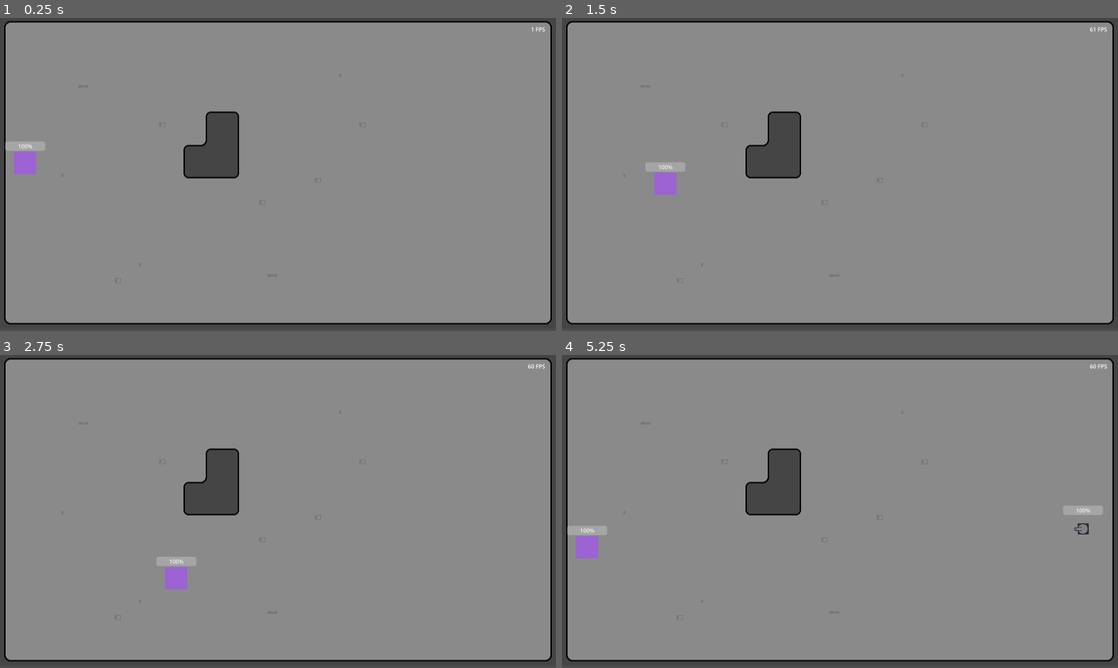
Above: before the commit, frames 1-4 (two rows, left to right).
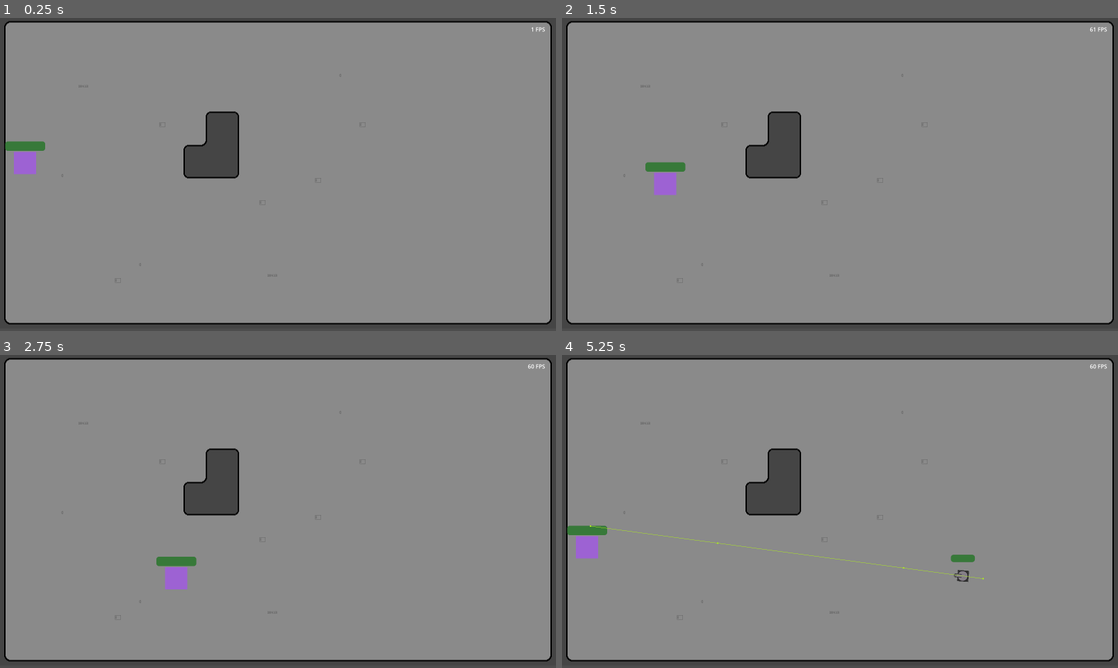
Above: after the commit, the same moments.

Repository: MikeBeasterfeld/bezerk-godot
Game: Godot game, scene res://level/gameboard.tscn
Same seed, same stepped clock (60 frames per second), same inputs: the game is played once before the commit and once after it. Before the commit the project starts from res://scene/gameboard.tscn.
Inputs:
- Up to frame 1 (0.25 s): no input
- Up to frame 2 (1.5 s): tap Enter at 0.5 s; hold D (ui_right) 0.53-1.28 s; hold S (ui_down) from 1.28 s (still down)
- Up to frame 3 (2.75 s): release S (ui_down) at 2.03 s; hold D (ui_right) from 2.03 s (still down)
- Up to frame 4 (5.25 s): release D (ui_right) at 2.78 s; hold W (ui_up) 2.78-3.53 s; hold A (ui_left) 3.53-5.03 s; hold S (ui_down) from 5.03 s (still down)

The runs differ from the first frame. In frame 1, 0.2% of the frame differs, in the area x 0-9%, y 39-43%; in frame 2, 0.2%; in frame 3, 0.2%; in frame 4, 0.8%, in the area x 0-98%, y 48-73%.

Commit message:
directory update + new enemy

Diff:
--- a/script/enemy.gd
+++ b/enemy/boom_bot.gd
@@ -1,11 +1,11 @@
 extends CharacterBody2D
 
-@export var speed = 300
+@export var speed = 150
 @export var max_health : int = 50
 @export var health : int = 50
 @export var target : CharacterBody2D
 
-@onready var bullet_scene = load("res://scene/bullet.tscn")
+@onready var bullet_scene = load("res://projectile/bullet.tscn")
 @onready var navigation_agent_2d: NavigationAgent2D = $NavigationAgent2D
 @onready var health_bar: MTDBar = $HealthBar
 @onready var turrent: Node2D = $Turrent
@@ -19,8 +19,13 @@
 	var direction = to_local(navigation_agent_2d.get_next_path_position()).normalized()
 	var movement = speed * direction * delta
 
-	move_and_collide(movement)
+	var collision = move_and_collide(movement)
+	if(collision):
+		if(collision.get_collider().has_method("handle_projectile")):
+			collision.get_collider().handle_projectile({ "damage": 25 })
+			queue_free()
 	turrent.look_at(target.position)
+
 
 func _on_nav_update_timer_timeout() -> void:
 	navigation_agent_2d.target_position = target.global_position
@@ -34,12 +39,3 @@
 	if(health <= 0):
 		print("Avenge me!!!")
 		queue_free()
-
-func _on_shooting_timer_timeout() -> void:
-	var direction = to_local(target.position).normalized()
-
-	var instance : MTDProjectile = bullet_scene.instantiate()
-	instance.set_enemy_projectile()
-	instance.position = projectile_source.global_position
-	instance.direction = direction
-	get_tree().root.add_child(instance)
--- a/scene/enemy.tscn
+++ b/enemy/boom_bot.tscn
@@ -1,20 +1,29 @@
-[gd_scene load_steps=5 format=3 uid="uid://dc3gbibcitcbg"]
+[gd_scene load_steps=6 format=3 uid="uid://dc3gbibcitcbg"]
 
-[ext_resource type="Script" path="res://script/enemy.gd" id="1_l6mgh"]
-[ext_resource type="PackedScene" uid="uid://c5qbwvl224ckh" path="res://scene/health_bar.tscn" id="2_ymrg5"]
-[ext_resource type="Texture2D" uid="uid://dgj1cn07nl0u1" path="res://asset/1way.png" id="3_pxeq2"]
+[ext_resource type="Script" path="res://enemy/boom_bot.gd" id="1_npnpx"]
+[ext_resource type="PackedScene" uid="uid://c5qbwvl224ckh" path="res://ui/health_bar.tscn" id="2_bi62y"]
+[ext_resource type="Texture2D" uid="uid://dgj1cn07nl0u1" path="res://asset/1way.png" id="3_nyowf"]
 
 [sub_resource type="RectangleShape2D" id="RectangleShape2D_2yiwj"]
 size = Vector2(32, 32)
 
-[node name="Enemy" type="CharacterBody2D"]
+[sub_resource type="CircleShape2D" id="CircleShape2D_v7tk5"]
+radius = 45.0111
+
+[node name="BoomBot" type="CharacterBody2D"]
 collision_layer = 4
 collision_mask = 11
-script = ExtResource("1_l6mgh")
-speed = 95
+script = ExtResource("1_npnpx")
 
 [node name="CollisionShape2D" type="CollisionShape2D" parent="."]
 shape = SubResource("RectangleShape2D_2yiwj")
+
+[node name="HurtBox" type="Area2D" parent="."]
+unique_name_in_owner = true
+
+[node name="CollisionShape2D" type="CollisionShape2D" parent="HurtBox"]
+shape = SubResource("CircleShape2D_v7tk5")
+debug_color = Color(0.937255, 0.168627, 0.47451, 0.419608)
 
 [node name="NavUpdateTimer" type="Timer" parent="."]
 wait_time = 0.663
@@ -26,11 +35,7 @@
 debug_use_custom = true
 debug_path_custom_color = Color(0.678431, 0.909804, 0.129412, 1)
 
-[node name="HealthBar" parent="." instance=ExtResource("2_ymrg5")]
-
-[node name="ShootingTimer" type="Timer" parent="."]
-wait_time = 5.0
-autostart = true
+[node name="HealthBar" parent="." instance=ExtResource("2_bi62y")]
 
 [node name="Turrent" type="Node2D" parent="."]
 
@@ -39,13 +44,12 @@
 offset_top = -16.0
 offset_right = 16.0
 offset_bottom = 16.0
-color = Color(0.192157, 0.192157, 0.192157, 1)
+color = Color(0.929412, 0.219608, 0.239216, 1)
 
 [node name="ProjectileSource" type="Node2D" parent="Turrent"]
 position = Vector2(26, 0)
 
 [node name="Sprite2D" type="Sprite2D" parent="Turrent"]
-texture = ExtResource("3_pxeq2")
+texture = ExtResource("3_nyowf")
 
 [connection signal="timeout" from="NavUpdateTimer" to="." method="_on_nav_update_timer_timeout"]
-[connection signal="timeout" from="ShootingTimer" to="." method="_on_shooting_timer_timeout"]
--- /dev/null
+++ b/enemy/shooty_bot.gd
@@ -0,0 +1,45 @@
+extends CharacterBody2D
+
+@export var speed = 250
+@export var max_health : int = 50
+@export var health : int = 50
+@export var target : CharacterBody2D
+
+@onready var bullet_scene = load("res://projectile/bullet.tscn")
+@onready var navigation_agent_2d: NavigationAgent2D = $NavigationAgent2D
+@onready var health_bar: MTDBar = $HealthBar
+@onready var turrent: Node2D = $Turrent
+@onready var projectile_source: Node2D = $Turrent/ProjectileSource
+
+
+func _ready() -> void:
+	health_bar.set_by_current_and_max(health, max_health)
+
+func _physics_process(delta: float) -> void:
+	var direction = to_local(navigation_agent_2d.get_next_path_position()).normalized()
+	var movement = speed * direction * delta
+
+	move_and_collide(movement)
+	turrent.look_at(target.position)
+
+func _on_nav_update_timer_timeout() -> void:
+	navigation_agent_2d.target_position = target.global_position
+
+func handle_projectile(projectile) -> void:
+	if(projectile.damage):
+		health -= projectile.damage
+		health_bar.set_by_current_and_max(health, max_health)
+		print("Ouch I've been shot!!! health: ", health)
+
+	if(health <= 0):
+		print("Avenge me!!!")
+		queue_free()
+
+func _on_shooting_timer_timeout() -> void:
+	var direction = to_local(target.position).normalized()
+
+	var instance : MTDProjectile = bullet_scene.instantiate()
+	instance.set_enemy_projectile()
+	instance.position = projectile_source.global_position
+	instance.direction = direction
+	get_tree().root.add_child(instance)
--- /dev/null
+++ b/enemy/shooty_bot.tscn
@@ -0,0 +1,50 @@
+[gd_scene load_steps=5 format=3 uid="uid://dl25a20543407"]
+
+[ext_resource type="Script" path="res://enemy/shooty_bot.gd" id="1_7s2e8"]
+[ext_resource type="PackedScene" uid="uid://c5qbwvl224ckh" path="res://ui/health_bar.tscn" id="2_ijwc2"]
+[ext_resource type="Texture2D" uid="uid://dgj1cn07nl0u1" path="res://asset/1way.png" id="3_eiqf7"]
+
+[sub_resource type="RectangleShape2D" id="RectangleShape2D_2yiwj"]
+size = Vector2(32, 32)
+
+[node name="ShootyBot" type="CharacterBody2D"]
+collision_layer = 4
+collision_mask = 11
+script = ExtResource("1_7s2e8")
+
+[node name="CollisionShape2D" type="CollisionShape2D" parent="."]
+shape = SubResource("RectangleShape2D_2yiwj")
+
+[node name="NavUpdateTimer" type="Timer" parent="."]
+wait_time = 0.663
+autostart = true
+
+[node name="NavigationAgent2D" type="NavigationAgent2D" parent="."]
+avoidance_enabled = true
+debug_enabled = true
+debug_use_custom = true
+debug_path_custom_color = Color(0.678431, 0.909804, 0.129412, 1)
+
+[node name="HealthBar" parent="." instance=ExtResource("2_ijwc2")]
+
+[node name="ShootingTimer" type="Timer" parent="."]
+wait_time = 5.0
+autostart = true
+
+[node name="Turrent" type="Node2D" parent="."]
+
+[node name="ColorRect" type="ColorRect" parent="Turrent"]
+offset_left = -16.0
+offset_top = -16.0
+offset_right = 16.0
+offset_bottom = 16.0
+color = Color(0.192157, 0.192157, 0.192157, 1)
+
+[node name="ProjectileSource" type="Node2D" parent="Turrent"]
+position = Vector2(26, 0)
+
+[node name="Sprite2D" type="Sprite2D" parent="Turrent"]
+texture = ExtResource("3_eiqf7")
+
+[connection signal="timeout" from="NavUpdateTimer" to="." method="_on_nav_update_timer_timeout"]
+[connection signal="timeout" from="ShootingTimer" to="." method="_on_shooting_timer_timeout"]
--- a/script/gameboard.gd
+++ b/level/gameboard.gd
@@ -1,21 +1,20 @@
 extends Node2D
 
-var enemy_scene = load("res://scene/enemy.tscn")
+var enemies = [preload("res://enemy/boom_bot.tscn"), preload("res://enemy/shooty_bot.tscn")]
+
+
 @onready var my_dude: CharacterBody2D = $MyDude
 @onready var timer: Timer = $Timer
 @onready var fps: Label = $FPS
-
-# Called when the node enters the scene tree for the first time.
-func _ready() -> void:
-	pass # Replace with function body.
 
 # Called every frame. 'delta' is the elapsed time since the previous frame.
 func _process(_delta: float) -> void:
 	fps.text = str(Engine.get_frames_per_second()) + " FPS"
 
 func _on_timer_timeout() -> void:
-	var instance = enemy_scene.instantiate()
-	instance.position = Vector2(1500, 500)
-	instance.target = my_dude
 
-	add_child(instance)
+	var new_mob = (enemies.pick_random()).instantiate()
+	%SpawnFollow.progress_ratio = randf()
+	new_mob.global_position = %SpawnFollow.global_position
+	new_mob.target = my_dude
+	add_child(new_mob)
--- a/scene/gameboard.tscn
+++ b/level/gameboard.tscn
@@ -1,7 +1,7 @@
-[gd_scene load_steps=7 format=3 uid="uid://bf3wdqbuevwvu"]
+[gd_scene load_steps=8 format=3 uid="uid://bf3wdqbuevwvu"]
 
-[ext_resource type="PackedScene" uid="uid://bi6vgl2mq1pif" path="res://scene/my_dude.tscn" id="1_buojm"]
-[ext_resource type="Script" path="res://script/gameboard.gd" id="1_do3ha"]
+[ext_resource type="PackedScene" uid="uid://bi6vgl2mq1pif" path="res://player/my_dude.tscn" id="1_buojm"]
+[ext_resource type="Script" path="res://level/gameboard.gd" id="1_do3ha"]
 [ext_resource type="Texture2D" uid="uid://bt43ce0n8kocp" path="res://asset/factory.png" id="2_4maac"]
 
 [sub_resource type="TileSetAtlasSource" id="TileSetAtlasSource_qpqeq"]
@@ -51,6 +51,12 @@
 source_geometry_group_name = &"navigation"
 agent_radius = 33.0
 
+[sub_resource type="Curve2D" id="Curve2D_mx3dx"]
+_data = {
+"points": PackedVector2Array(0, 0, 0, 0, 62, 58, 0, 0, 0, 0, 64, 844, 0, 0, 0, 0, 1541.99, 851, 0, 0, 0, 0, 1534, 54, 0, 0, 0, 0, 56, 57)
+}
+point_count = 5
+
 [node name="Gameboard" type="Node2D"]
 script = ExtResource("1_do3ha")
 
@@ -64,7 +70,7 @@
 position = Vector2(72, 416)
 
 [node name="Timer" type="Timer" parent="."]
-wait_time = 5.0
+wait_time = 3.0
 autostart = true
 
 [node name="NavigationRegion2D" type="NavigationRegion2D" parent="."]
@@ -79,4 +85,14 @@
 text = "FPS"
 horizontal_alignment = 2
 
+[node name="Spawn" type="Path2D" parent="."]
+position = Vector2(3.11253, 0.135509)
+scale = Vector2(0.997991, 0.997491)
+curve = SubResource("Curve2D_mx3dx")
+
+[node name="SpawnFollow" type="PathFollow2D" parent="Spawn"]
+unique_name_in_owner = true
+position = Vector2(62, 58)
+rotation = 1.56825
+
 [connection signal="timeout" from="Timer" to="." method="_on_timer_timeout"]
--- a/script/my_dude.gd
+++ b/player/my_dude.gd
@@ -1,6 +1,6 @@
 extends CharacterBody2D
 
-var bullet_scene = load("res://scene/bullet.tscn")
+var bullet_scene = load("res://projectile/bullet.tscn")
 @onready var health_bar: MTDBar = $HealthBar
 
 var last_shot: float = Time.get_unix_time_from_system()
--- a/scene/my_dude.tscn
+++ b/player/my_dude.tscn
@@ -1,7 +1,7 @@
 [gd_scene load_steps=4 format=3 uid="uid://bi6vgl2mq1pif"]
 
-[ext_resource type="Script" path="res://script/my_dude.gd" id="1_33a3l"]
-[ext_resource type="PackedScene" uid="uid://c5qbwvl224ckh" path="res://scene/health_bar.tscn" id="2_lnygx"]
+[ext_resource type="Script" path="res://player/my_dude.gd" id="1_33a3l"]
+[ext_resource type="PackedScene" uid="uid://c5qbwvl224ckh" path="res://ui/health_bar.tscn" id="2_lnygx"]
 
 [sub_resource type="RectangleShape2D" id="RectangleShape2D_k3i1r"]
 size = Vector2(64, 64)
@@ -24,6 +24,5 @@
 
 [node name="HealthBar" parent="." instance=ExtResource("2_lnygx")]
 offset_left = -57.0
-offset_top = -61.0
 offset_right = 58.0
 offset_bottom = -34.0
--- a/project.godot
+++ b/project.godot
@@ -11,7 +11,7 @@
 [application]
 
 config/name="Bezerk"
-run/main_scene="res://scene/gameboard.tscn"
+run/main_scene="res://level/gameboard.tscn"
 config/features=PackedStringArray("4.2", "Forward Plus")
 run/max_fps=300
 config/icon="res://icon.svg"
--- a/scene/bullet.tscn
+++ b/projectile/bullet.tscn
@@ -1,6 +1,6 @@
 [gd_scene load_steps=4 format=3 uid="uid://cbytcwow20sal"]
 
-[ext_resource type="Script" path="res://script/bullet.gd" id="1_sp57y"]
+[ext_resource type="Script" path="res://projectile/bullet.gd" id="1_sp57y"]
 [ext_resource type="Texture2D" uid="uid://6bwvelje6xma" path="res://asset/bullet.png" id="2_s51uf"]
 
 [sub_resource type="CircleShape2D" id="CircleShape2D_tgprr"]
--- a/scene/health_bar.tscn
+++ /dev/null
@@ -1,11 +0,0 @@
-[gd_scene load_steps=2 format=3 uid="uid://c5qbwvl224ckh"]
-
-[ext_resource type="Script" path="res://script/HealthBar.gd" id="1_pyev2"]
-
-[node name="HealthBar" type="ProgressBar"]
-layout_direction = 2
-offset_left = -58.0
-offset_top = -67.0
-offset_right = 57.0
-offset_bottom = -40.0
-script = ExtResource("1_pyev2")
--- a/scene/calibrate.tscn
+++ b/ui/calibrate.tscn
@@ -1,6 +1,6 @@
 [gd_scene load_steps=2 format=3 uid="uid://cgx2vwcivwjyn"]
 
-[ext_resource type="Script" path="res://script/Calibrate.gd" id="1_jtycf"]
+[ext_resource type="Script" path="res://ui/Calibrate.gd" id="1_jtycf"]
 
 [node name="Calibrate" type="Control"]
 layout_mode = 3
--- /dev/null
+++ b/ui/health_bar.tscn
@@ -0,0 +1,28 @@
+[gd_scene load_steps=4 format=3 uid="uid://c5qbwvl224ckh"]
+
+[ext_resource type="Script" path="res://ui/HealthBar.gd" id="1_pyev2"]
+
+[sub_resource type="StyleBoxFlat" id="StyleBoxFlat_w7e6d"]
+bg_color = Color(0.356863, 0.356863, 0.356863, 1)
+corner_radius_top_left = 8
+corner_radius_top_right = 8
+corner_radius_bottom_right = 8
+corner_radius_bottom_left = 8
+
+[sub_resource type="StyleBoxFlat" id="StyleBoxFlat_1374t"]
+bg_color = Color(0.215686, 0.47451, 0.223529, 1)
+corner_radius_top_left = 8
+corner_radius_top_right = 8
+corner_radius_bottom_right = 8
+corner_radius_bottom_left = 8
+
+[node name="HealthBar" type="ProgressBar"]
+layout_direction = 2
+offset_left = -35.0
+offset_top = -61.0
+offset_right = 34.0
+offset_bottom = -40.0
+theme_override_styles/background = SubResource("StyleBoxFlat_w7e6d")
+theme_override_styles/fill = SubResource("StyleBoxFlat_1374t")
+show_percentage = false
+script = ExtResource("1_pyev2")
Renamed: script/bullet.gd -> projectile/bullet.gd
Renamed: script/Calibrate.gd -> ui/Calibrate.gd
Renamed: script/HealthBar.gd -> ui/HealthBar.gd
